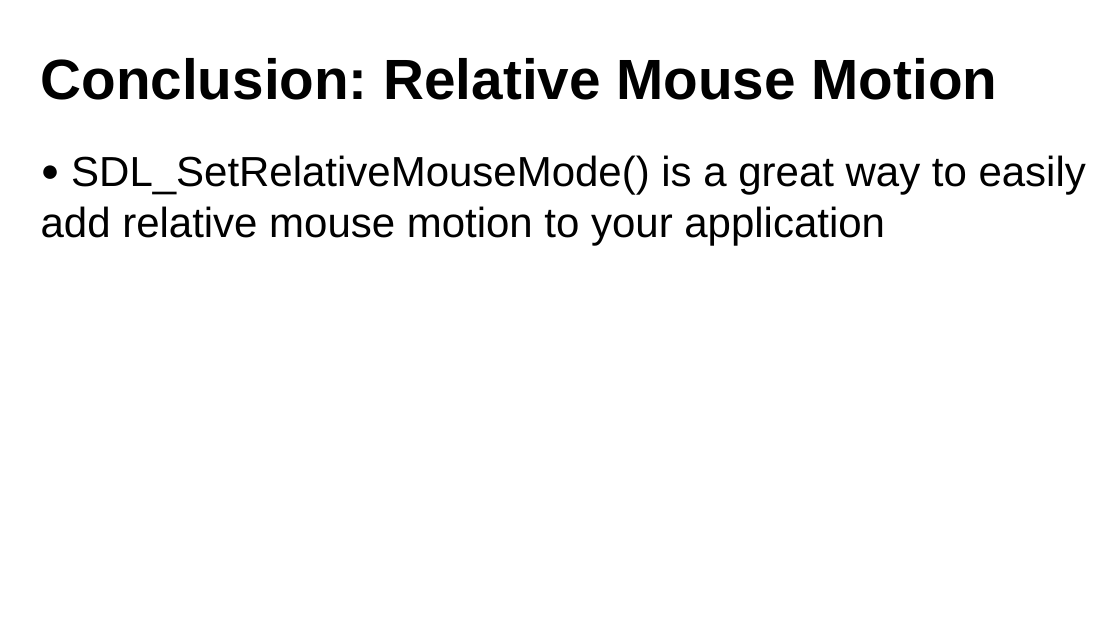
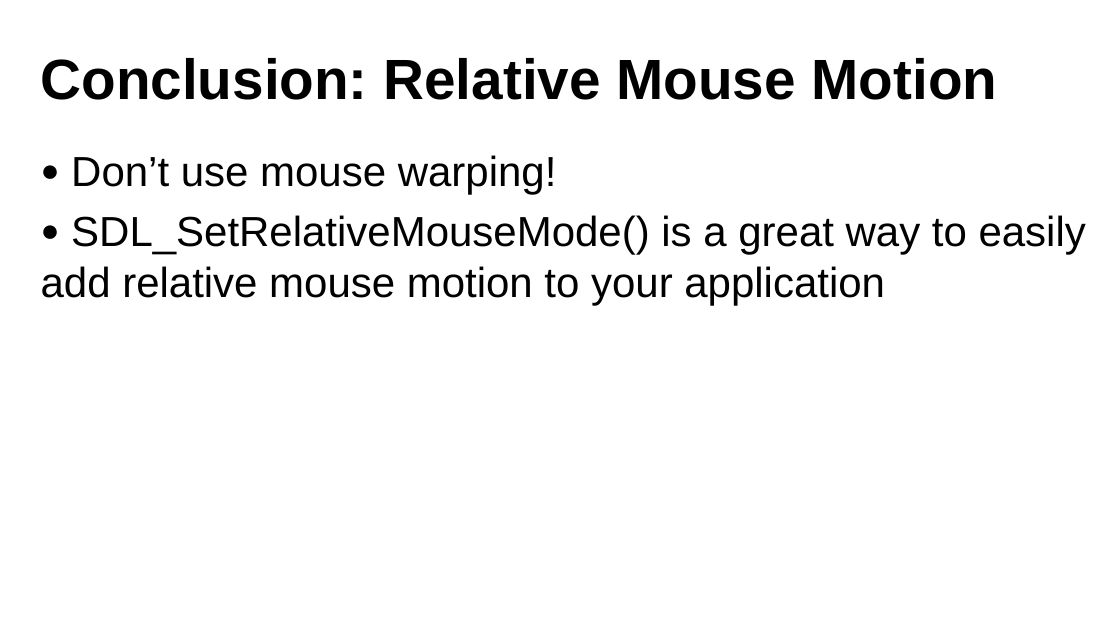
Before and after one commit to libsdl-org/sdlweb, a slide deck: slide 23 of gdc2023/GDC23_Presentation_SDL.pptx. Drawn at 1120x630 pixels with LibreOffice and Linux fonts; fonts in the diff are those of the drawing; background and template pictures are left out. Boxes give left, top, right and bottom in pixels: in the first picture for what was removed or moved away, otherwise in the second. Text is boxed around its words. In the diff, an @@ line names an element or a change of style, - is before the commit and + after.

```diff
--- a/gdc2023/GDC23_Presentation_SDL.pptx
+++ b/gdc2023/GDC23_Presentation_SDL.pptx
@@ text at bbox=[71, 155, 557, 195]: paragraph added @@
+● Don’t use mouse warping!
```
Also in this commit, not shown: 7 other slides changed, 3 slides added, 3 slides removed.
